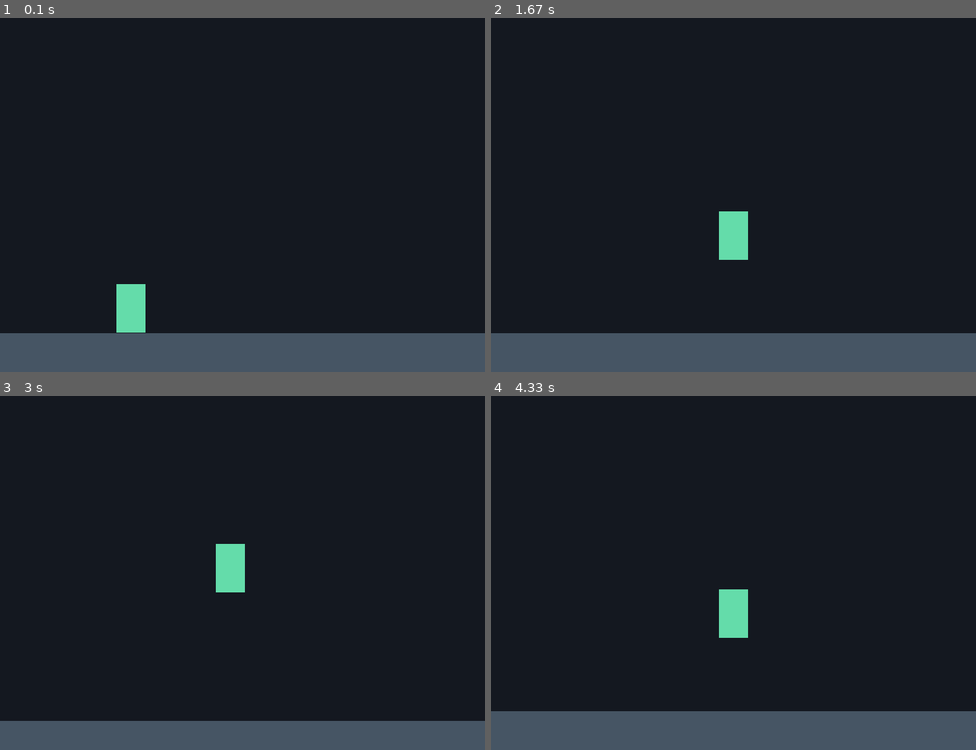
Above: before the commit, frames 1-4 (two rows, left to right).
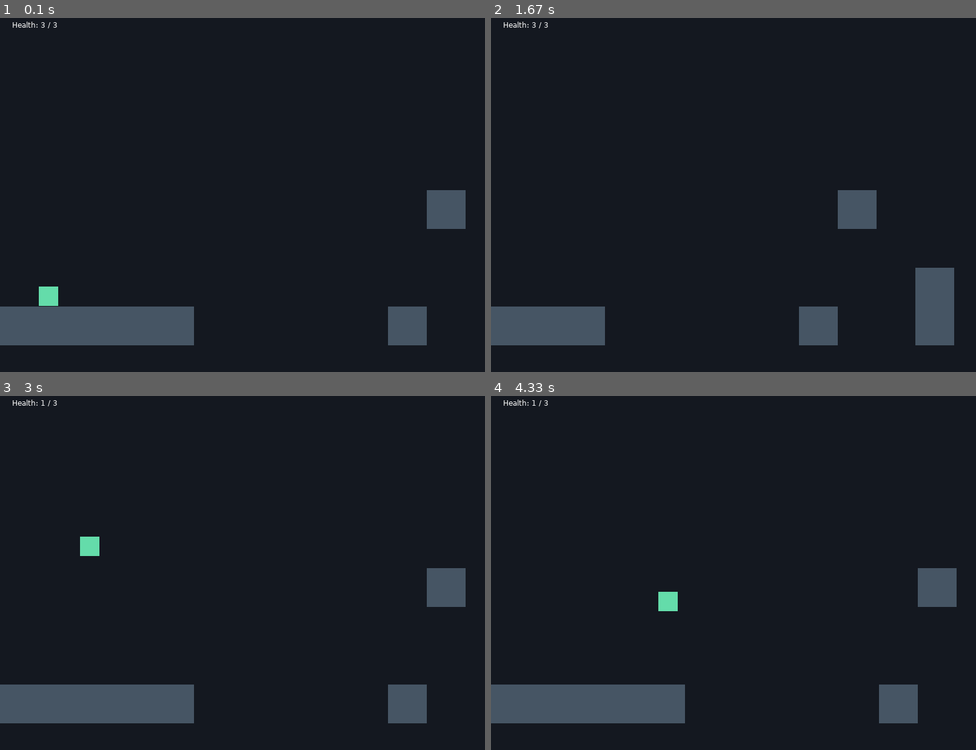
Above: after the commit, the same moments.

Repository: Zfnintendo/TempGameName
Game: LÖVE game, started from main.lua
Same seed, same stepped clock (60 frames per second), same inputs: the game is played once before the commit and once after it.
Inputs:
- Up to frame 1 (0.1 s): no input
- Up to frame 2 (1.67 s): tap R at 0.33 s; hold Right 0.67-1.13 s; tap Space at 0.73, 1.03, 1.23, 1.53 s; hold Right 1.17-1.63 s
- Up to frame 3 (3 s): hold Left 1.67-2.2 s; tap Space at 1.73, 2.03, 2.3, 2.6, 2.73 s; hold Left 2.23-2.63 s; hold Right from 2.67 s (still down)
- Up to frame 4 (4.33 s): tap Space at 3.03, 3.4, 3.7, 3.9, 4.2 s; release Right at 3.3 s; hold Left 3.33-3.8 s; hold Right 3.83-4.3 s

The runs differ from the first frame. In frame 1, 14% of the frame differs, in the area x 0-100%, y 1-100%; in frame 2, 15%; in frame 3, 15%; in frame 4, 15%.

Commit message:
More testing terminal scene

Diff:
--- a/data/terminal/chunks/EmptySpace.lua
+++ b/data/terminal/chunks/EmptySpace.lua
@@ -1,19 +1,16 @@
-local grid = {}
+return {
+    id = "emptySpace",
 
-for row = 1, 64 do
-    grid[row] = {}
+    grid = {
+        {0,0,0,0,0,0,0,0},
+        {0,0,0,0,0,0,0,0},
+        {0,0,0,0,0,0,0,0},
+        {0,0,0,0,0,0,0,0},
+        {0,0,0,0,0,0,0,0},
+        {0,0,0,0,0,0,0,0},
+        {0,0,0,0,0,0,0,0},
+        {0,0,0,0,0,0,0,0},
+    },
 
-    for column = 1, 64 do
-        grid[row][column] = 0
-    end
-end
-
-return {
-    id = "entry",
-
-    grid = grid,
-
-    props = {
-
-    },
+    props = {},
 }
--- a/data/terminal/chunks/Entry.lua
+++ b/data/terminal/chunks/Entry.lua
@@ -1,23 +1,16 @@
-local grid = {}
-
-for row = 1, 64 do
-    grid[row] = {}
-
-    for column = 1, 64 do
-        grid[row][column] = 0
-    end
-end
-
-for column = 1, 64 do
-    grid[64][column] = 1
-end
-
-grid[63][4] = {2, "playerStart"}
-
 return {
     id = "entry",
 
-    grid = grid,
+    grid = {
+        {0,0,0,0,0,0,0,0},
+        {0,0,0,0,0,0,0,0},
+        {0,0,0,0,0,0,0,0},
+        {0,0,0,0,0,0,0,0},
+        {0,0,0,0,0,0,0,0},
+        {0,0,0,0,0,0,0,0},
+        {0,{2,"playerStart"},0,0,0,0,0,0},
+        {1,1,1,1,1,0,0,0},
+    },
 
     props = {
         playerStart = {
--- /dev/null
+++ b/data/terminal/chunks/LowPlatforms.lua
@@ -0,0 +1,16 @@
+return {
+    id = "lowPlatforms",
+
+    grid = {
+        {0,0,0,0,0,0,0,0},
+        {0,0,0,0,0,0,0,0},
+        {0,0,0,0,0,0,0,0},
+        {0,0,0,0,0,0,0,0},
+        {0,0,0,1,0,0,0,0},
+        {0,0,0,0,0,0,0,0},
+        {0,0,0,0,0,1,0,0},
+        {0,0,1,0,0,1,0,0},
+    },
+
+    props = {},
+}
--- /dev/null
+++ b/data/terminal/chunks/SpikesAndSpringsNewbieOne.lua
@@ -0,0 +1,28 @@
+return {
+    id = "spikesAndSpringsNewbieOne",
+
+    grid = {
+        {1,0,0,0,0,0,0,0},
+        {1,0,0,0,1,0,1,1},
+        {1,{2, "Spring"},{2, "Spike"},0,0,1,{2, "Spike"},1},
+        {1,1,1,{2, "Spring"},0,0,0,1},
+        {1,1,1,1,0,0,{2, "Spring"},1},
+        {0,0,{2, "Spike"},{2, "Spike"},1,0,1,1},
+        {0,0,0,0,0,0,0,1},
+        {1,1,{2, "Spring"},{2, "Spring"},1,{2, "Spring"},{2, "Spring"},1},
+    },
+
+    props = {
+        Spring = {
+            kind = "actionObject",
+            type = "spring",
+            power = 850,
+        },
+
+        Spike = {
+            kind = "actionObject",
+            type = "spike",
+            damage = 1,
+        }
+    },
+}
--- a/data/terminal/chunks/init.lua
+++ b/data/terminal/chunks/init.lua
@@ -1,7 +1,10 @@
 local Validator = require("src.generation.TerminalChunkValidator")
-local Factories = require("src.generation.TerminalPropertyFactories")
+local Factories = require("src.generation.TerminalPropertiesFactories")
 
 local chunks = {
+    require("data.terminal.chunks.EmptySpace"),
+    require("data.terminal.chunks.LowPlatforms"),
+    require("data.terminal.chunks.SpikesAndSpringsNewbieOne"),
     (require("data.terminal.chunks.Entry")),
 }
 
--- a/src/core/Game.lua
+++ b/src/core/Game.lua
@@ -25,8 +25,11 @@
 
 local InputManager = require("src.core.InputManager")
 local SceneManager = require("src.core.SceneManager")
+
 local TestScene = require("src.scenes.TestScene") -- ignore this for now its incomplete
 local TerminalChunkTestScene = require("src.scenes.TerminalChunkTestScene")
+
+local RunState = require("src.core.RunState")
 
 local Game = {}
 
@@ -36,15 +39,22 @@
     self.input = InputManager.new()
     self.scenes = SceneManager.new()
 
+    self.runState = RunState.new(3)
+
     self:startGame()
 end
 
 function Game:startGame()
     self.scenes:change(TerminalChunkTestScene.new(
         self.input,
+
         function()
             love.event.quit()
-        end
+        end,
+
+        {
+            runState = self.runState,
+        }
     ))
 end
 
@@ -62,9 +72,7 @@
 end
 
 function Game:mousepressed(x, y, button, istouch, presses)
-    self.scenes:dispatch(
-        "mousepressed", x, y, button, istouch, presses
-    )
+    self.scenes:dispatch("mousepressed", x, y, button, istouch, presses)
 end
 
 function Game:wheelmoved(dx, dy)
--- /dev/null
+++ b/src/core/RunState.lua
@@ -0,0 +1,36 @@
+--[[
+RunState.lua - Zeftarium
+C 2026-11-17
+U 2026-11-17
+
+Stores progression that survives scene transitions. Create one per new run and pass it to terminal scenes.
+Terminal health is shared with the active player's health component. Do not share this health table between simultaneously active players.
+
+[Dependencies]
+src.utils.NumberValidation
+
+- [.new] Creates a run with optional initial maximum health
+]]
+
+local Validation = require("src.utils.NumberValidation")
+
+local RunState = {}
+
+function RunState.new(maxHealth)
+    if maxHealth == nil then maxHealth = 3 end
+
+    Validation.validateNumber(maxHealth)
+    assert(maxHealth >= 1 and maxHealth % 1 == 0, "Maximum health must be a positive integer")
+
+    return {
+        terminalHealth = {
+            current = maxHealth,
+            maximum = maxHealth,
+
+            invulnerabilityDuration = 1,
+            invulnerabilityRemaining = 0,
+        },
+    }
+end
+
+return RunState
--- a/src/entities/PlayerTerminal.lua
+++ b/src/entities/PlayerTerminal.lua
@@ -27,8 +27,8 @@
 
 local _validateCoordinates = Validation.validateCoordinates
 
-local WIDTH = 24
-local HEIGHT = 40
+local WIDTH = 16
+local HEIGHT = 16
 
 function PlayerTerminal.create(world, x, y, z)
     if z == nil then z = 0 end
--- a/src/generation/TerminalChunkBuilder.lua
+++ b/src/generation/TerminalChunkBuilder.lua
@@ -12,7 +12,7 @@
 
 Property factories receive: context, x, y, z, properties, tileSize.
 Each factory returns one ECS entity ID. Properties are shared configuration and must not be mutated.
-Factories must create independent runtime state. Returns wall IDs and plot IDs mapped to entity IDs.
+Factories must create independent runtime state. Returns wall IDs and arrays of entity IDs grouped by plot ID.
 Plot IDs are local to this chunk placement. Building is not transactional. If construction fails, the caller must
 discard the partially built scene context and its physics world.
 
@@ -33,7 +33,7 @@
 
 local TerminalChunkBuilder = {}
 
-local GRID_SIZE = 64
+local GRID_SIZE = 8
 
 local function createWall(context, x, y, z, size, color)
     local hitbox = Rectangle.new(x, y, z, size, size)
@@ -135,7 +135,8 @@
 
                 assert(id ~= nil and context.world:get(id) ~= nil, "Factory must return an existing entity ID: " .. plotId)
 
-                result.plots[plotId] = id
+                result.plots[plotId] = result.plots[plotId] or {}
+                table.insert(result.plots[plotId], id)
             end
         end
     end
--- a/src/generation/TerminalChunkValidator.lua
+++ b/src/generation/TerminalChunkValidator.lua
@@ -4,16 +4,15 @@
 U 2026-11-16
 
 Validates terminal chunk declarations without modifying them.
-Requires exactly 64 rows containing exactly 64 cells each.
+Requires exactly 8 rows containing exactly 8 cells each.
 
 Allowed cells:
 0 or {0}       = empty
 1 or {1}       = standard wall block
 {2, "plotId"}  = plot linked to props.plotId
 
-Plot IDs must be unique within the chunk. Every plot requires matching properties.
-Every properties entry requires a matching plot. Supported kinds are supplied as a lookup table.
-Kind-specific settings are validated separately by their factories.
+Plot IDs may repeat within a chunk. Repeated IDs share configuration but create independent entities.
+Every plot requires matching properties. Every properties entry requires at least one matching plot.
 
 [Dependencies]
 None
@@ -24,7 +23,7 @@
 
 local TerminalChunkValidator = {}
 
-local GRID_SIZE = 64
+local GRID_SIZE = 8
 
 local function isNonEmptyString(value)
     return type(value) == "string" and value:find("%S") ~= nil
@@ -100,9 +99,7 @@
             if kind == 2 then
                 assert(type(plotId) == "string", "Expected a plot ID")
 
-                if plots[plotId] then fail(cellLocation, "duplicate plot ID '" .. plotId .. "'; first declared at " .. plots[plotId]) end
-
-                plots[plotId] = cellLocation
+                plots[plotId] = true
 
                 if rawget(chunk.props, plotId) == nil then fail(cellLocation, "missing props for plot '" .. plotId .. "'") end
             end
--- /dev/null
+++ b/src/generation/TerminalLevelGenerator.lua
@@ -0,0 +1,97 @@
+--[[
+TerminalLevelGenerator.lua - Zeftarium
+C 2026-11-16
+U 2026-11-16
+
+Creates a seeded horizontal sequence of 64 by 64 chunks. The entry is placed first; remaining placements are selected from a pool.
+Pool definitions may repeat. Definitions are validated and never modified.
+Only the entry may contain playerSpawn properties. Chunks are placed horizontally without floor or doorway restrictions.
+Does not validate platforming reachability between or within chunks.
+This validates seams, not complete platforming reachability.
+
+[Dependencies]
+src.generation.TerminalChunkValidator
+src.utils.NumberValidation
+lov2d math API
+
+- [.generate] Accepts settings, tileSize, and property factories.
+              Returns seed, placements, width, and height
+]]
+
+local Validator = require("src.generation.TerminalChunkValidator")
+local Validation = require("src.utils.NumberValidation")
+
+local Generator = {}
+
+local SIZE = 8
+
+local function validateChunk(chunk, factories, isEntry)
+    Validator.validate(chunk, factories)
+
+    if not isEntry then
+        for _, properties in pairs(chunk.props) do
+            assert(properties.kind ~= "playerSpawn", "Middle chunks cannot contain player spawns")
+        end
+    end
+end
+
+function Generator.generate(settings, tileSize, factories)
+    assert(type(settings) == "table", "Expected generation settings")
+
+    Validation.validateNumber(tileSize)
+    assert(tileSize > 0, "Tile size must be positive")
+
+    local count = settings.chunkCount or 5
+    Validation.validateNumber(count)
+
+    assert(count >= 2 and count % 1 == 0, "chunkCount must be an integer of at least 2")
+
+    assert(type(settings.pool) == "table" and #settings.pool > 0, "Expected a middle chunk pool")
+
+    validateChunk(settings.entry, factories, true)
+
+    local ids = {
+        [settings.entry.id] = true,
+    }
+
+    for _, chunk in ipairs(settings.pool) do
+        validateChunk(chunk, factories, false)
+
+        assert(not ids[chunk.id], "Duplicate chunk ID: " .. chunk.id)
+        ids[chunk.id] = true
+    end
+
+    local seed = settings.seed
+
+    if seed == nil then seed = love.math.random(1, 2147483646) end
+
+    Validation.validateNumber(seed)
+
+    assert(seed >= 1 and seed <= 2147483646 and seed % 1 == 0, "Seed must be an integer between 1 and 2147483646")
+
+    local random = love.math.newRandomGenerator(seed)
+    local chunkWidth = SIZE * tileSize
+
+    local result = {
+        seed = seed,
+        placements = {},
+        width = count * chunkWidth,
+        height = SIZE * tileSize,
+    }
+
+    for index = 1, count do
+        local chunk = settings.entry
+
+        if index > 1 then chunk = settings.pool[random:random(#settings.pool)] end
+
+        result.placements[index] = {
+            definition = chunk,
+            x = (index - 1) * chunkWidth,
+            y = 0,
+        }
+    end
+
+    return result
+end
+
+return Generator
--- a/src/generation/TerminalPropertiesFactories.lua
+++ b/src/generation/TerminalPropertiesFactories.lua
@@ -15,6 +15,9 @@
 ]]
 
 local PlayerTerminal = require("src.entities.PlayerTerminal")
+local Rectangle = require("src.classes.Rectangle")
+local Color = require("src.classes.Color")
+local Validation = require("src.utils.NumberValidation")
 
 local TerminalPropertyFactories = {}
 
@@ -44,4 +47,44 @@
     return entityId
 end
 
+function TerminalPropertyFactories.actionObject(context, x, y, z, properties, tileSize)
+    local objectType = properties.type
+
+    assert(objectType == "spring" or objectType == "spike", "Unknown action object type")
+
+    if objectType == "spring" then
+        Validation.validateNumber(properties.power)
+        assert(properties.power > 0, "Spring power must be positive")
+    else
+        Validation.validateNumber(properties.damage)
+
+        assert(properties.damage > 0 and properties.damage % 1 == 0, "Spike damage must be a positive integer")
+    end
+
+    local hitbox = Rectangle.new(x, y, z, tileSize, tileSize)
+
+    return context.world:create({
+        position = hitbox.position,
+
+        collider = {
+            hitbox = hitbox,
+            solid = false,
+        },
+
+        appearance = {
+            visible = true,
+            color = objectType == "spring"
+                and Color.new255(80, 220, 140)
+                or Color.new255(230, 70, 70),
+            layer = 15,
+        },
+
+        actionObject = {
+            type = objectType,
+            power = properties.power,
+            damage = properties.damage,
+        },
+    })
+end
+
 return TerminalPropertyFactories
--- a/src/scenes/TerminalChunkTestScene.lua
+++ b/src/scenes/TerminalChunkTestScene.lua
@@ -1,30 +1,54 @@
-local TerminalTemplate =
-    require("src.scenes.templates.TerminalTemplate")
+local TerminalTemplate = require("src.scenes.templates.TerminalTemplate")
+local Generator = require("src.generation.TerminalLevelGenerator")
+local Factories = require("src.generation.TerminalPropertiesFactories")
 
 local Entry = require("data.terminal.chunks.Entry")
+local Flat = require("data.terminal.chunks.EmptySpace")
+local Platforms = require("data.terminal.chunks.LowPlatforms")
+local SpikesAndSprings = require("data.terminal.chunks.SpikesAndSpringsNewbieOne")
 
-return TerminalTemplate.define({
-    tileSize = 32,
+local TerminalChunkTestScene = {}
 
-    chunks = {
-        {
-            definition = Entry,
-            x = 0,
-            y = 0,
+function TerminalChunkTestScene.new(input, onMenu, options)
+    local layout = Generator.generate({
+        entry = Entry,
+
+        pool = {
+            Flat,
+            Platforms,
+            SpikesAndSprings,
         },
-    },
 
-    player = {
-        chunk = 1,
-        plot = "playerStart",
-    },
+        chunkCount = 5,
 
-    physics = {
-        gravityX = 0,
-        gravityY = -1400,
-    },
+        -- Uncomment to remake a certain a layout
+        -- seed = 12345,
+    }, 32, Factories)
 
-    camera = {
-        zoom = 2,
-    },
-})
+    local sceneModule = TerminalTemplate.define({
+        tileSize = 32,
+        chunks = layout.placements,
+
+        player = {
+            chunk = 1,
+            plot = "playerStart",
+        },
+
+        physics = {
+            gravityX = 0,
+            gravityY = -1400,
+        },
+
+        camera = {
+            zoom = 2,
+        },
+    })
+
+    local scene = sceneModule.new(input, onMenu, options)
+
+    scene.generatedLayout = layout
+
+    return scene
+end
+
+return TerminalChunkTestScene
--- a/src/scenes/templates/TerminalTemplate.lua
+++ b/src/scenes/templates/TerminalTemplate.lua
@@ -44,6 +44,7 @@
 Definitions and property settings must be treated as read-only.
 ]]
 
+local RunState = require("src.core.RunState")
 local Camera = require("src.core.Camera")
 local Color = require("src.classes.Color")
 local Validation = require("src.utils.NumberValidation")
@@ -53,6 +54,8 @@
 
 local Controls = require("src.systems.TerminalControlSystem")
 local Physics = require("src.systems.TerminalPhysicsSystem")
+local Actions = require("src.systems.TerminalActionSystem")
+local Health = require("src.systems.HealthSystem")
 local Animation = require("src.systems.AnimationSystem")
 local CameraSystem = require("src.systems.CameraSystem")
 local Renderer = require("src.systems.RenderSystem")
@@ -105,13 +108,19 @@
     local Scene = {}
     Scene.__index = Scene
 
-    function Scene.new(input, onMenu)
+    function Scene.new(input, onMenu, options)
+        options = options or {}
+
         assert(type(input) == "table", "Expected InputManager")
-        assert(onMenu == nil or type(onMenu) == "function", "onMenu must be a function or nil")
+        assert(onMenu == nil or type(onMenu) == "function")
+        assert(options.onDeath == nil or type(options.onDeath) == "function")
 
         return setmetatable({
             input = input,
             onMenu = onMenu,
+            onDeath = options.onDeath,
+
+            runState = options.runState or RunState.new(),
         }, Scene)
     end
 
@@ -157,11 +166,19 @@
             end
 
             local selectedChunk = self.map.chunks[playerChunk]
-            local playerId = selectedChunk.plots[definition.player.plot]
-
-            assert(playerId, "Player plot was not built")
+            local players = selectedChunk.plots[definition.player.plot]
+
+            assert(players and #players == 1, "Player plot must create exactly one entity")
+
+            local playerId = players[1]
 
             local player = self.context.world:get(playerId)
+            player.health = self.runState.terminalHealth
+
+            assert(player.health.current > 0, "Start a new run or revive before entering another level")
+
+            self.dead = false
+            self.actionState = Actions.newState()
 
             assert(
                 player.physics
@@ -217,33 +234,91 @@
 
         self.input.lastShiftPress = nil
 
+        self.actionState = Actions.newState()
+
         Physics.sync(self.context.world)
 
         player.platformBody.grounded = false
 
         updateCamera(self)
+    end
+
+    function Scene:defeatPlayer()
+        if self.dead then return end
+
+        self.dead = true
+
+        local player = self.context.world:get(self.context.entities.player)
+
+        player.playerControlled.enabled = false
+        player.platformMovement.jumpRequested = false
+
+        player.physics.body:setLinearVelocity(0, 0)
+        player.physics.body:setActive(false)
+        player.velocity:stop()
+
+        if self.onDeath then self.onDeath(self.runState) end
+    end
+
+    function Scene:restartAttempt()
+        local player = self.context.world:get(self.context.entities.player)
+
+        player.health.current = player.health.maximum
+        player.health.invulnerabilityRemaining = 0
+
+        self.dead = false
+        self.accumulator = 0
+
+        player.physics.body:setActive(true)
+        player.playerControlled.enabled = true
+
+        self:resetPlayer()
     end
 
     function Scene:update(dt)
         Validation.validateNumber(dt)
-        assert(dt >= 0, "Elapsed time must be non negative")
+        assert(dt >= 0, "Elapsed time must be non-negative")
+
+        if self.dead then
+            self.context.ui:update(dt)
+            return
+        end
 
         local elapsed = math.min(dt, MAX_FRAME_DT)
         self.accumulator = self.accumulator + elapsed
 
+        local world = self.context.world
+        local playerId = self.context.entities.player
+
         while self.accumulator >= FIXED_DT do
-            Controls.update(self.context.world, self.input, FIXED_DT)
+            Health.update(world, FIXED_DT)
+
+            Controls.update(world, self.input, FIXED_DT)
             self.context.physicsWorld:update(FIXED_DT)
-            Physics.sync(self.context.world)
+            Physics.sync(world)
+
+            local result = Actions.update(world, playerId, self.actionState)
+
+            local player = world:get(playerId)
+
+            if result ~= "dead" and player.position.y < -tileSize * 4 then
+                Health.damage(player.health, 1, true)
+                result = player.health.current <= 0 and "dead" or "damaged"
+            end
 
             self.accumulator = self.accumulator - FIXED_DT
-        end
-
-        local player = self.context.world:get(self.context.entities.player)
-
-        if player.position.y < -tileSize * 4 then self:resetPlayer() end
-
-        Animation.update(self.context.world, elapsed)
+
+            if result == "dead" then
+                self:defeatPlayer()
+                return
+            elseif result == "damaged" then
+                self:resetPlayer()
+            else
+                Physics.sync(world)
+            end
+        end
+
+        Animation.update(world, elapsed)
         updateCamera(self)
         self.context.ui:update(dt)
     end
@@ -255,6 +330,17 @@
         Renderer.draw(self.context.world)
         self.camera:detach()
 
+        local player = self.context.world:get(self.context.entities.player)
+
+        love.graphics.push("all")
+        love.graphics.setColor(1, 1, 1, 1)
+
+        love.graphics.print(string.format("Health: %d / %d", player.health.current, player.health.maximum), 20, 20)
+
+        if self.dead then love.graphics.print("Defeated - R: retry | Escape: leave", 20, 44) end
+
+        love.graphics.pop()
+
         self.context.ui:draw()
     end
 
@@ -268,7 +354,17 @@
             return
         end
 
-        if action == "reset" then self:resetPlayer() return end
+        if action == "reset" then
+            if self.dead then
+                self:restartAttempt()
+            else
+                self:resetPlayer()
+            end
+
+            return
+        end
+
+        if self.dead then return end
 
         Controls.keyPressed(self.context.world, key, action)
     end
--- /dev/null
+++ b/src/systems/HealthSystem.lua
@@ -0,0 +1,69 @@
+--[[
+HealthSystem.lua - Zeftarium
+C 2026-11-17
+U 2026-11-17
+
+Handles health changes and temporary damage immunity. Health values and damage amounts use whole units.
+Damage cannot reduce health below zero. Healing cannot exceed maximum health.
+Increasing maximum health optionally grants the added health immediately.
+
+[Dependencies]
+src.utils.NumberValidation
+
+- [.update]             Advances invulnerability timers on health components
+
+- [.damage]             Applies damage; returns whether damage was accepted.
+                        Optional bypass ignores invulnerability, but not death
+- [.heal]               Restores health up to the maximum
+
+- [.increaseMaximum]    Adds maximum health and optionally heals the added amount
+]]
+
+local Validation = require("src.utils.NumberValidation")
+
+local HealthSystem = {}
+
+local function validateAmount(amount)
+    Validation.validateNumber(amount)
+
+    assert(amount > 0 and amount % 1 == 0, "Health amount must be a positive integer")
+end
+
+function HealthSystem.update(world, dt)
+    Validation.validateNumber(dt)
+    assert(dt >= 0, "Elapsed time must be non-negative")
+
+    for _, entity in world:query("health") do
+        local health = entity.health
+
+        health.invulnerabilityRemaining = math.max(0, health.invulnerabilityRemaining - dt)
+    end
+end
+
+function HealthSystem.damage(health, amount, bypass)
+    validateAmount(amount)
+
+    if health.current <= 0 then return false end
+
+    if not bypass and health.invulnerabilityRemaining > 0 then return false end
+
+    health.current = math.max(0, health.current - amount)
+    health.invulnerabilityRemaining = health.invulnerabilityDuration
+
+    return true
+end
+
+function HealthSystem.heal(health, amount)
+    validateAmount(amount)
+    health.current = math.min(health.maximum, health.current + amount)
+end
+
+function HealthSystem.increaseMaximum(health, amount, healAdded)
+    validateAmount(amount)
+
+    health.maximum = health.maximum + amount
+
+    if healAdded then HealthSystem.heal(health, amount) end
+end
+
+return HealthSystem
--- /dev/null
+++ b/src/systems/TerminalActionSystem.lua
@@ -0,0 +1,81 @@
+--[[
+TerminalActionSystem.lua - Zeftarium
+C 2026-11-17
+U 2026-11-17
+
+Processes action-object overlaps against the selected terminal player. Run after physics synchronization.
+Springs launch on overlap entry. Spikes apply the strongest overlapping damage when health permits.
+Invulnerability prevents repeated damage during its duration.
+
+Returns:
+"damaged" = accepted non-fatal damage
+"dead"    = accepted fatal damage
+nil       = no accepted damage
+
+The scene decides how damage and death affect progression.
+Does not teleport players or transition scenes.
+
+[Dependencies]
+src.systems.HealthSystem
+
+- [.newState]   Creates independent overlap state
+- [.update]     Processes springs and spikes
+]]
+
+local HealthSystem = require("src.systems.HealthSystem")
+
+local TerminalActionSystem = {}
+
+function TerminalActionSystem.newState()
+    return {
+        touching = {},
+    }
+end
+
+function TerminalActionSystem.update(world, playerId, state)
+    local player = world:get(playerId)
+
+    if not player or not player.playerControlled.enabled or player.health.current <= 0 then
+        state.touching = {}
+        return nil
+    end
+
+    local touching = {}
+    local launchSpeed = nil
+    local damage = 0
+
+    for id, entity in world:query("actionObject", "collider") do
+        if player.collider.hitbox:intersects(entity.collider.hitbox) then
+            touching[id] = true
+
+            local action = entity.actionObject
+
+            if action.type == "spike" then
+                damage = math.max(damage, action.damage)
+
+            elseif action.type == "spring" and not state.touching[id] then
+                launchSpeed = math.max(launchSpeed or 0, action.power)
+            end
+        end
+    end
+
+    state.touching = touching
+
+    if damage > 0 and HealthSystem.damage(player.health, damage) then
+        if player.health.current <= 0 then return "dead" end
+        return "damaged"
+    end
+
+    if launchSpeed then
+        local body = player.physics.body
+        local velocityX, velocityY = body:getLinearVelocity()
+
+        body:setLinearVelocity(velocityX, math.max(velocityY, launchSpeed))
+
+        player.platformBody.grounded = false
+    end
+
+    return nil
+end
+
+return TerminalActionSystem
